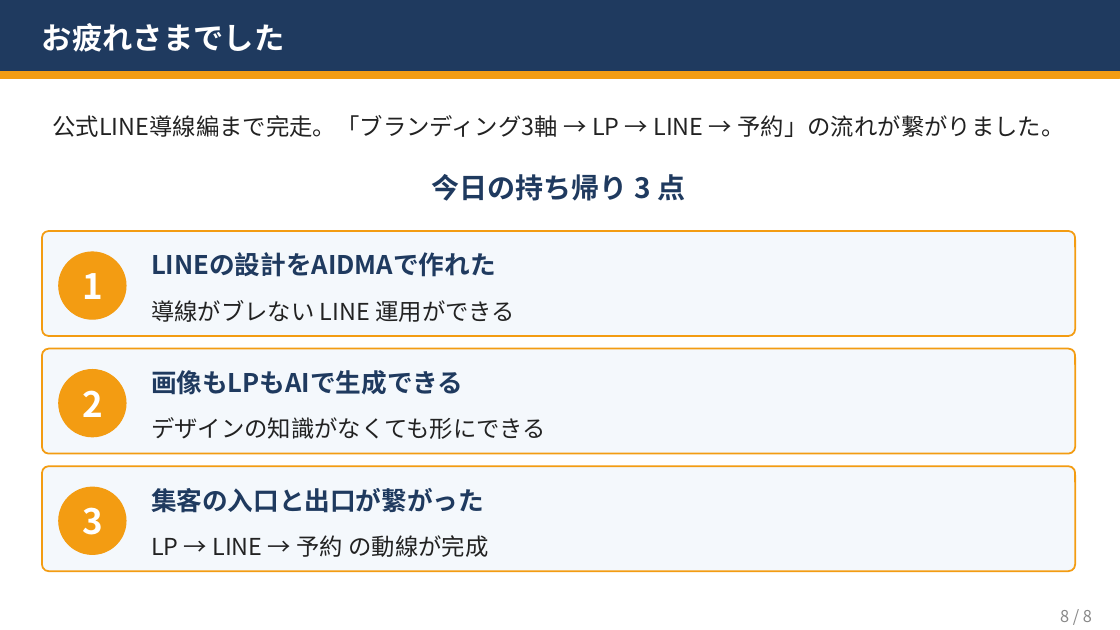
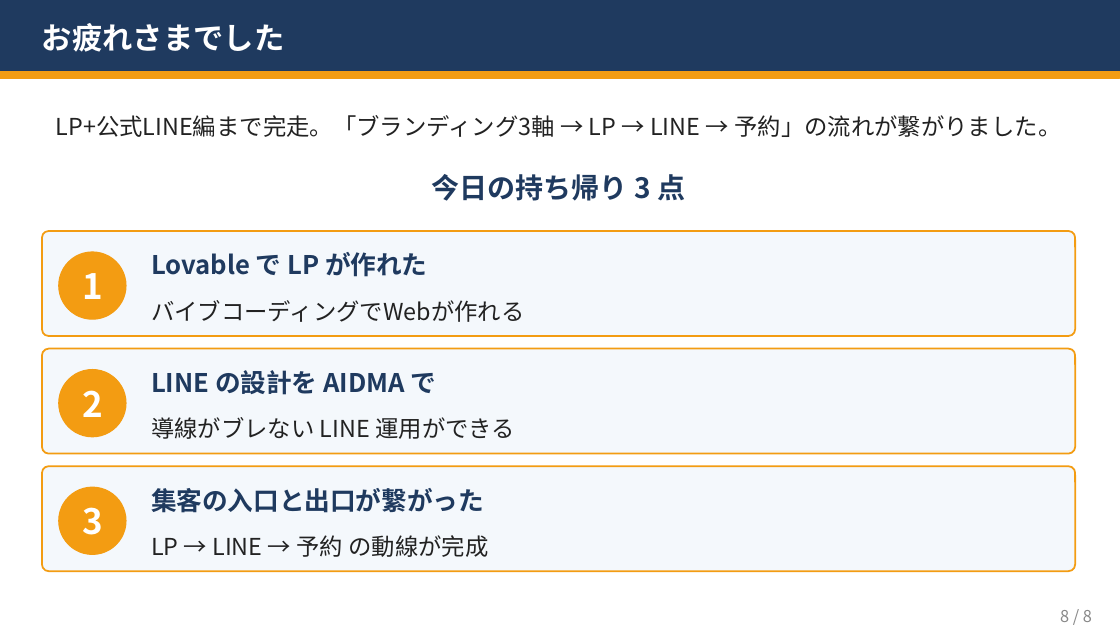
Before and after one commit to kana-story-321/github.io, a slide deck: slide 8 of pptx_sessions_8_22/第9回_応用編_講師用.pptx. Drawn at 1120x630 pixels with LibreOffice and Linux fonts; fonts in the diff are those of the drawing. Boxes give left, top, right and bottom in pixels: in the first picture for what was removed or moved away, otherwise in the second. Text is boxed around its words. In the diff, an @@ line names an element or a change of style, - is before the commit and + after.

```diff
--- a/pptx_sessions_8_22/第9回_応用編_講師用.pptx
+++ b/pptx_sessions_8_22/第9回_応用編_講師用.pptx
@@ text at bbox=[56, 115, 1061, 137]: text changed @@
-公式LINE導線編まで完走。「ブランディング3軸 → LP → LINE → 予約」の流れが繋がりました。
+LP+公式LINE編まで完走。「ブランディング3軸 → LP → LINE → 予約」の流れが繋がりました。
@@ text at bbox=[151, 252, 428, 277]: text changed @@
-LINEの設計をAIDMAで作れた
+Lovable で LP が作れた
@@ text at bbox=[151, 300, 525, 322]: text changed @@
-導線がブレない LINE 運用ができる
+バイブコーディングでWebが作れる
@@ text at bbox=[151, 370, 437, 395]: text changed @@
-画像もLPもAIで生成できる
+LINE の設計を AIDMA で
@@ text at bbox=[151, 417, 515, 439]: text changed @@
-デザインの知識がなくても形にできる
+導線がブレない LINE 運用ができる
```
Also in this commit, not shown: 7 other slides changed, 58 other files.
